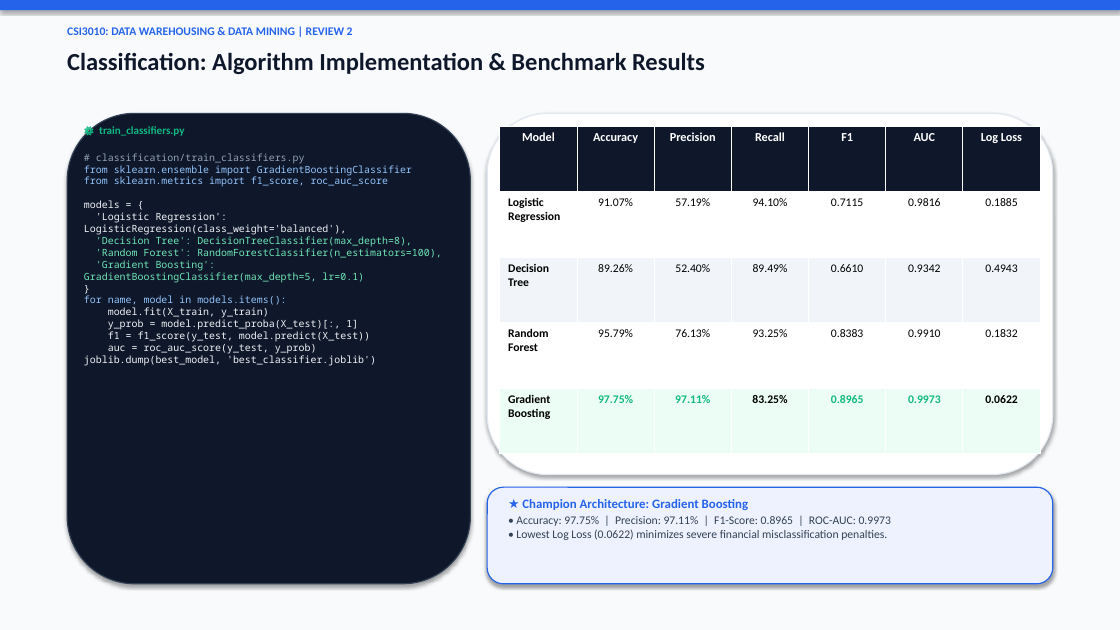
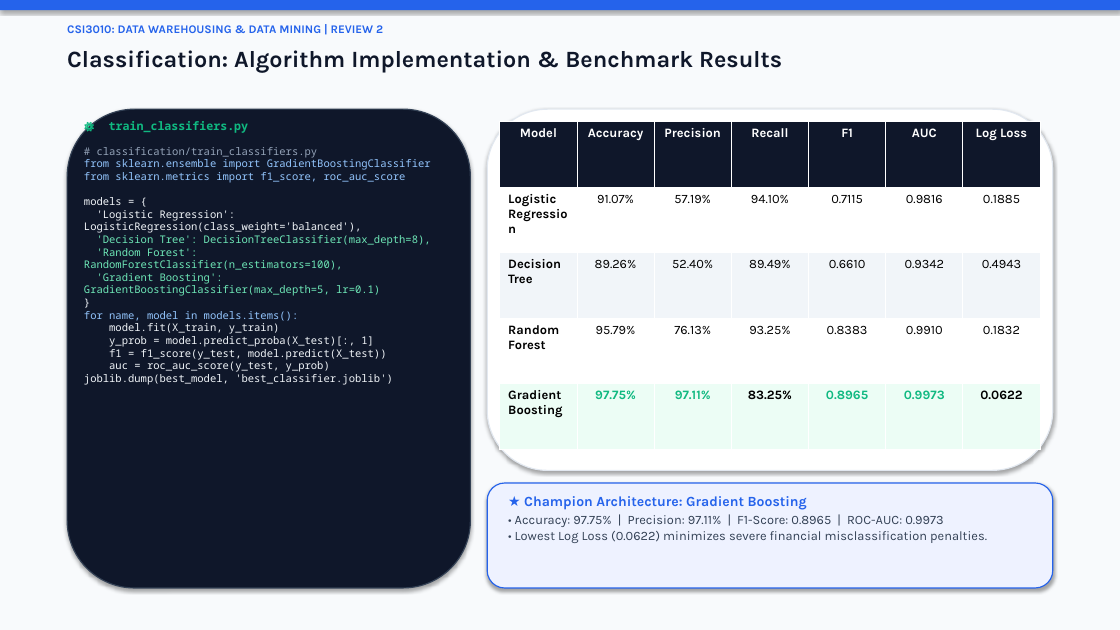
Before and after one commit to MahaprabhuK/Byte_Brigades_Loan_Default, a slide deck: slide 4 of Review2_ByteBrigades_LoanDefault.pptx. Drawn at 1120x630 pixels with LibreOffice and Linux fonts; fonts in the diff are those of the drawing. Boxes give left, top, right and bottom in pixels: in the first picture for what was removed or moved away, otherwise in the second. Text is boxed around its words. In the diff, an @@ line names an element or a change of style, - is before the commit and + after.

Commit message:
style(presentation): format with Segoe UI professional font, strict 12pt body text, and brief single-line points

```diff
--- a/Review2_ByteBrigades_LoanDefault.pptx
+++ b/Review2_ByteBrigades_LoanDefault.pptx
@@ text "CSI3010: DATA WAREHOUSING & DATA ..." at box(67, 25, 383, 33): font Calibri to Karla @@
@@ text "Classification: Algorithm Implementation & Benchmark ..." at box(67, 50, 782, 72): size 21 to 20 pt, font Calibri to Karla @@
@@ rounded rectangle: place and size @@
-rounded rectangle at box(67, 113, 471, 584)
+rounded rectangle at box(67, 109, 471, 588)
@@ text "⚙ train_classifiers.py" at box(109, 121, 249, 133): size 9.5 to 10 pt, font Calibri to Noto Sans Mono @@
@@ rounded rectangle: place and size @@
-rounded rectangle at box(487, 113, 1053, 475)
+rounded rectangle at box(487, 109, 1053, 471)
@@ text "# classification/train_classifiers.py" at box(84, 147, 431, 385): size 8.5 to 9 pt @@
@@ table at box(500, 122, 1041, 450) @@
@@ size 10.5 to 11 pt in "Model", "Accuracy", "Precision", "Recall" and 3 more places @@
@@ font Calibri to Karla @@
@@ size 10 to 11 pt in "Logistic Regression", "91.07%", "57.19%", "94.10%" and 24 more places @@
@@ table: place and size @@
-table at box(500, 126, 1041, 454)
+table at box(500, 122, 1041, 450)
@@ rounded rectangle: place and size @@
-rounded rectangle at box(487, 487, 1053, 584)
+rounded rectangle at box(487, 483, 1053, 588)
@@ text "★ Champion Architecture: Gradient Boosting" at box(515, 496, 987, 543): size 11 to 12 pt in "★ Champion Architecture: Gradient Boosting"; font Calibri to Karla; size 10 to 11 pt in "• Accuracy: 97.75% | Precision: 97.11% | ..." @@
```
Also in this commit, not shown: 13 other slides changed, 1 other file.
